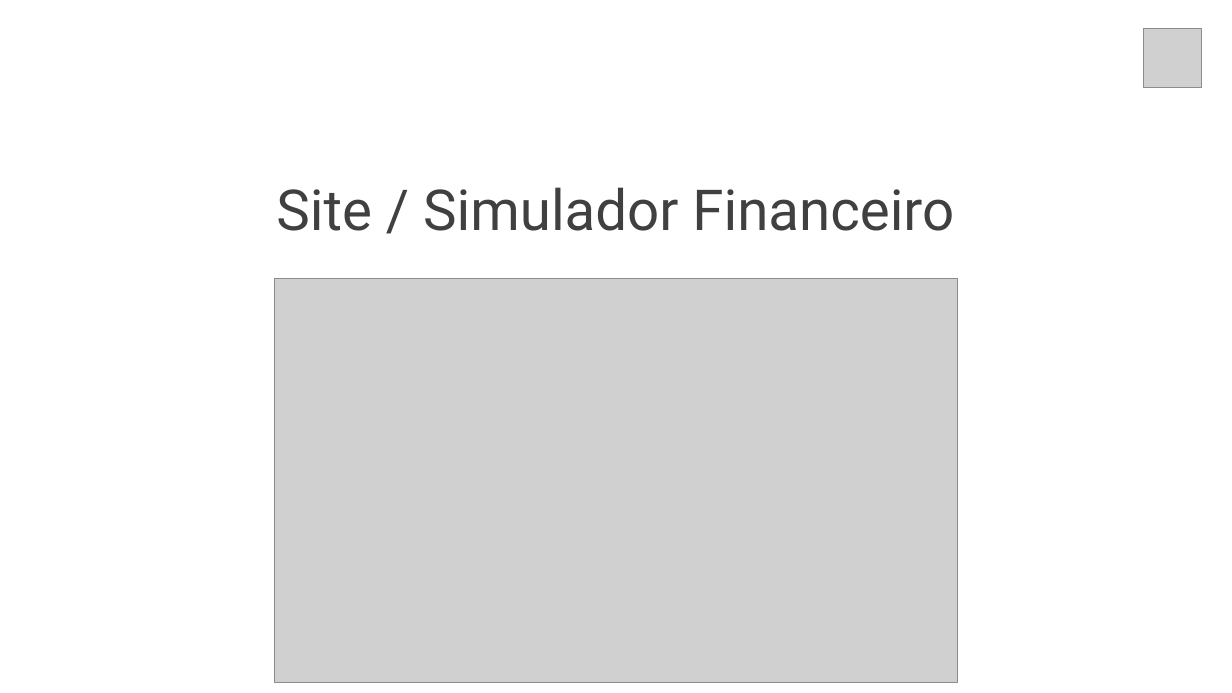
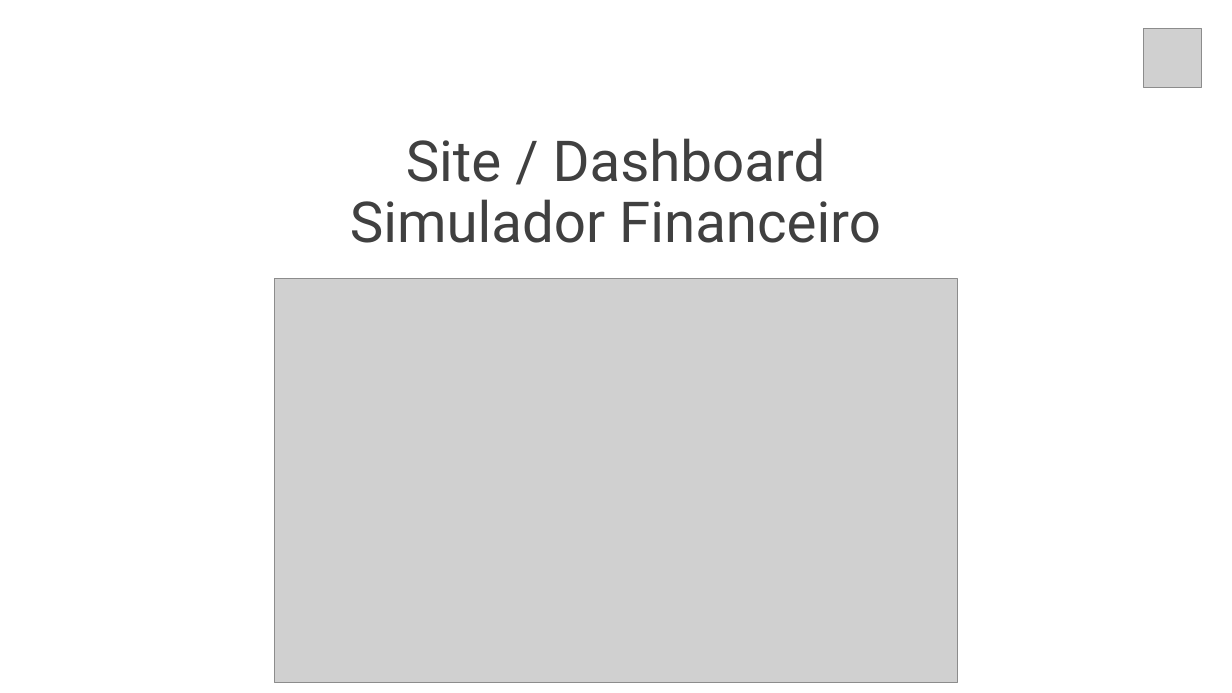
Before and after one commit to gui-ss/projeto-bandtec, a slide deck: slide 20 of Documentação/chameleon.pptx (slide 16 before the commit). Drawn at 1232x693 pixels with LibreOffice and Linux fonts; fonts in the diff are those of the drawing; grey boxes stand for pictures. Boxes give left, top, right and bottom in pixels: in the first picture for what was removed or moved away, otherwise in the second. Text is boxed around its words. In the diff, an @@ line names an element or a change of style, - is before the commit and + after.

Commit message:
slide att

```diff
--- a/Documentação/chameleon.pptx
+++ b/Documentação/chameleon.pptx
@@ title at box(350, 138, 881, 243): text changed @@
-Site / Simulador Financeiro
+Site / Dashboard
+Simulador Financeiro
```
Also in this commit, not shown: 1 other file.
